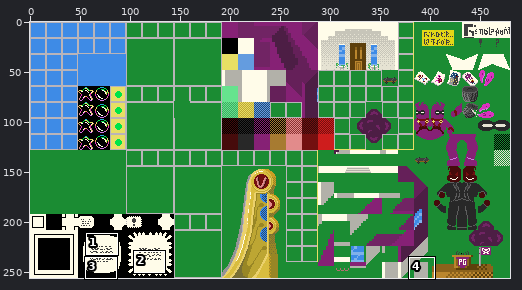
Edited in one commit: sprite sheet (Chains of Memory/ChipSet/percyworld.png). The first picture is a wide view before the edit; the outline marks the close-up.
Close-up. Before:
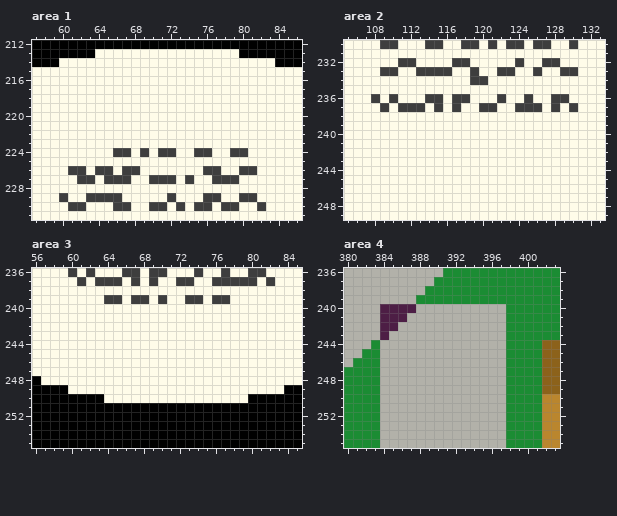
The file is 480x256 pixels. Shown: area 1: x 57..86, y 212..231; area 2: x 105..133, y 230..249; area 3: x 56..85, y 236..255; area 4: x 380..403, y 236..255. The commit also changed other parts of the picture, which this record leaves out.
Once edited:
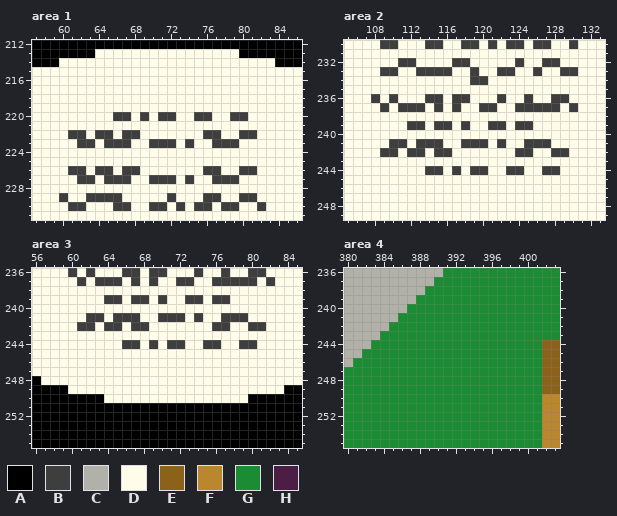
Palette (. is transparent): A #000000  B #3e3e3e  C #b2b1a9  D #fffce9  E #8c621b  F #ba862e  G #1b8c33  H #4d1e45
Diff:
Area 1:
y 220: x 66..67 DD -> BB; x 69 D -> B; x 71..72 DD -> BB; x 75..76 DD -> BB; x 79..80 DD -> BB
y 222: x 61..62 DD -> BB; x 64..65 DD -> BB; x 67..68 DD -> BB; x 76..77 DD -> BB; x 80..81 DD -> BB
y 223: x 62..63 DD -> BB; x 65..67 DDD -> BBB; x 70..72 DDD -> BBB; x 74 D -> B; x 77..79 DDD -> BBB
y 224: x 66..67 BB -> DD; x 69 B -> D; x 71..72 BB -> DD; x 75..76 BB -> DD; x 79..80 BB -> DD
Area 2:
y 237: x 127 D -> B
y 239: x 112..113 DD -> BB; x 115..116 DD -> BB; x 118 D -> B; x 121..122 DD -> BB; x 124..125 DD -> BB
y 241: x 110..111 DD -> BB; x 113..115 DDD -> BBB; x 118..120 DDD -> BBB; x 122 D -> B; x 125..127 DDD -> BBB
y 242: x 109..110 DD -> BB; x 112..113 DD -> BB; x 115..116 DD -> BB; x 124..125 DD -> BB; x 128..129 DD -> BB
y 244: x 114..115 DD -> BB; x 117 D -> B; x 119..120 DD -> BB; x 123..124 DD -> BB; x 127..128 DD -> BB
Area 3:
y 241: x 62..63 DD -> BB; x 65..67 DDD -> BBB; x 70..72 DDD -> BBB; x 74 D -> B; x 77..79 DDD -> BBB
y 242: x 61..62 DD -> BB; x 64..65 DD -> BB; x 67..68 DD -> BB; x 76..77 DD -> BB; x 80..81 DD -> BB
y 244: x 66..67 DD -> BB; x 69 D -> B; x 71..72 DD -> BB; x 75..76 DD -> BB; x 79..80 DD -> BB
Area 4:
y 240: x 384..397 HHHHCCCCCCCCCC -> CCCGGGGGGGGGGG
y 241: x 384..397 HHHCCCCCCCCCCC -> CCGGGGGGGGGGGG
y 242: x 384..397 HHCCCCCCCCCCCC -> CGGGGGGGGGGGGG
y 243: x 384..397 HCCCCCCCCCCCCC -> GGGGGGGGGGGGGG
y 244..255: x 384..397 CCCCCCCCCCCCCC -> GGGGGGGGGGGGGG
Changed places in both close-ups, as pixel boxes (x1, y1, x2, y2):
changed: (68, 112, 257, 157)
changed: (380, 103, 569, 175)
changed: (77, 313, 266, 349)
changed: (380, 304, 506, 448)
